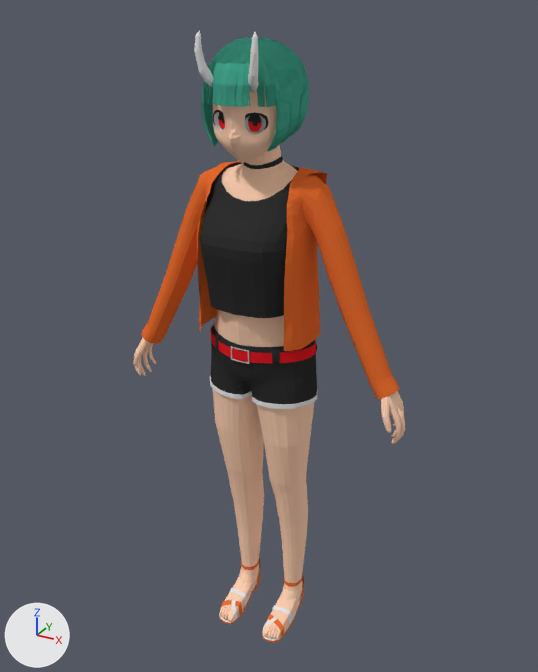
One commit to the Blender file untitled3.blend: the scene before it, then after it.
Rendered twice from a 50 mm lens placed at (9.95, -11.18, 19.53), pointed at (-0.01, 6.93, 10.47). Arrows for +X, +Y and +Z are at lower left; the lights stay in place.

Names of what the first picture shows: 'body'.
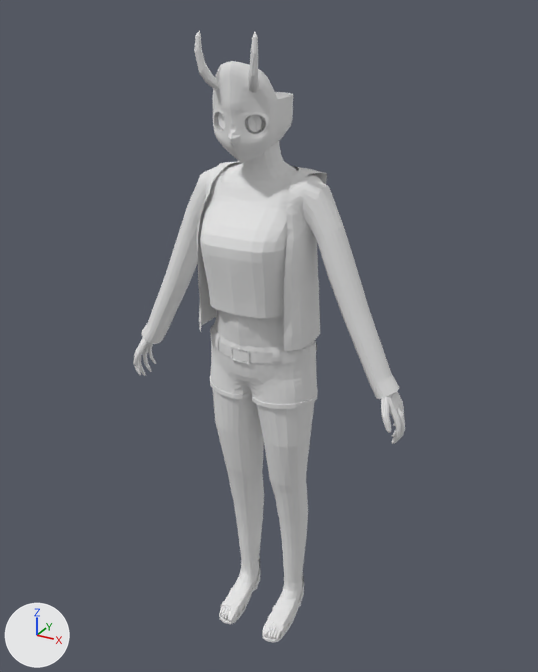
What the commit changed:
me_平面_002 is used by ob_body; location (0.0, -1.0, 17.02); rotation (1.571, 0.0, 0.0), in degrees (90, 0, 0); scale (0.158, 0.158, 0.158).
me_平面_002 had 4912 vertices, 4677 faces, 1 loose edge and spanned x -8.1..29.4, y -107.1..13.0, z -58.9..-36.3.
me_平面_002 no longer uses material mat_マテリアル_005 (green #46a88f).
me_平面_002 no longer uses material mat_マテリアル_002 (beige #f1ddb2).
me_平面_002 no longer uses material mat_マテリアル_001 (white #e7e7e7).
me_平面_002 no longer uses material mat_マテリアル_006 (cyan #0097cf).
me_平面_002 now has 3140 vertices, 2911 faces, 1 loose edge and spans x 0.0..29.4, y -107.1..13.0, z -58.9..-36.3.
me_平面_002 part 1: the loose piece of 1772 vertices spanning x -8.1..8.1, y -4.8..11.8, z -54.9..-36.9 is deleted.
me_平面_002 part 2: 1523 faces spanning x 0.0..29.4, y -106.6..8.7, z -54.8..-37.6 switch from mat_マテリアル_004 (beige #ffd1b3) to mat_white (white #e7e7e7).
me_平面_002 part 3: 412 faces spanning x 0.0..27.5, y -107.1..-9.0, z -58.9..-39.7 switch from mat_マテリアル_007 (orange #e76c30) to mat_white (white #e7e7e7).
me_平面_002 part 4: 540 faces spanning x 0.0..11.1, y -51.4..1.2, z -55.4..-36.4 switch from mat_マテリアル (black #313131) to mat_white (white #e7e7e7).
me_平面_002 part 5: 48 faces spanning x 0.0..10.7, y -42.2..-0.2, z -55.3..-39.3 switch from mat_マテリアル_003 (red #e71f27) to mat_white (white #e7e7e7).
me_平面_002 part 6: 20 faces spanning x 0.0..1.9, y -42.4..-39.7, z -39.5..-39.2 switch from mat_iron (grey #b8b8b8) to mat_white (white #e7e7e7).

What differs and where, as boxes [x1, y1, x2, y2] in the pictures (538 x 672 px):
part 1 of me_平面_002, deleted (green): before [201, 37, 309, 152]
part 2 of me_平面_002, recoloured (beige to grey): [133, 85, 405, 640] in both
part 3 of me_平面_002, recoloured (orange to grey): [141, 161, 399, 642] in both
part 4 of me_平面_002, recoloured (black to white): [200, 110, 317, 404] in both
part 5 of me_平面_002, recoloured (red to grey): [210, 120, 316, 363] in both
part 6 of me_平面_002, recoloured: [231, 346, 249, 364] in both
